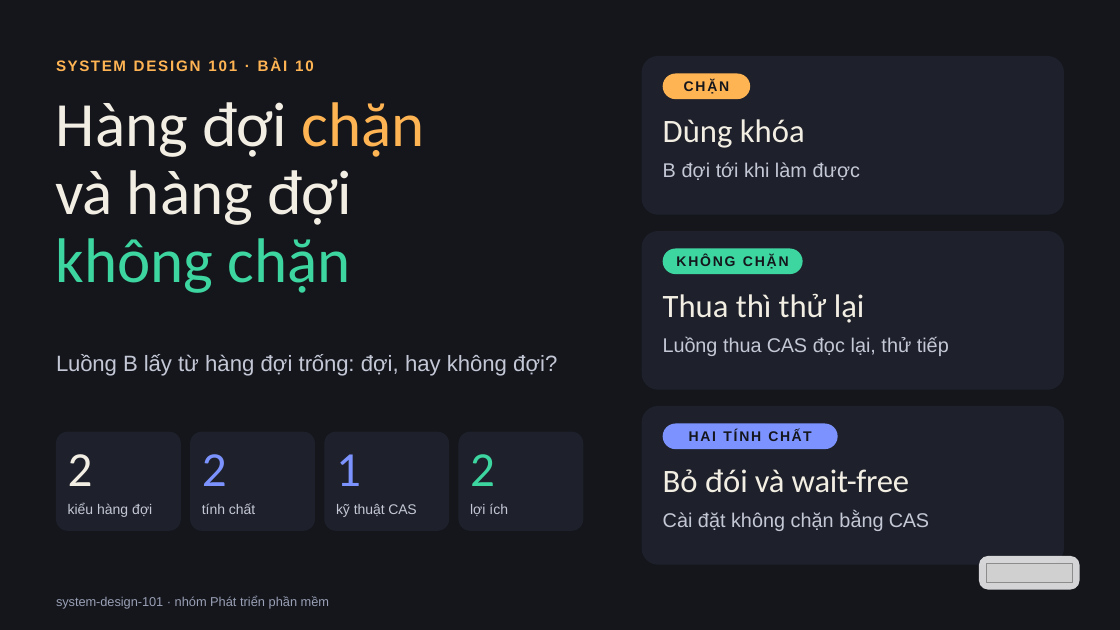
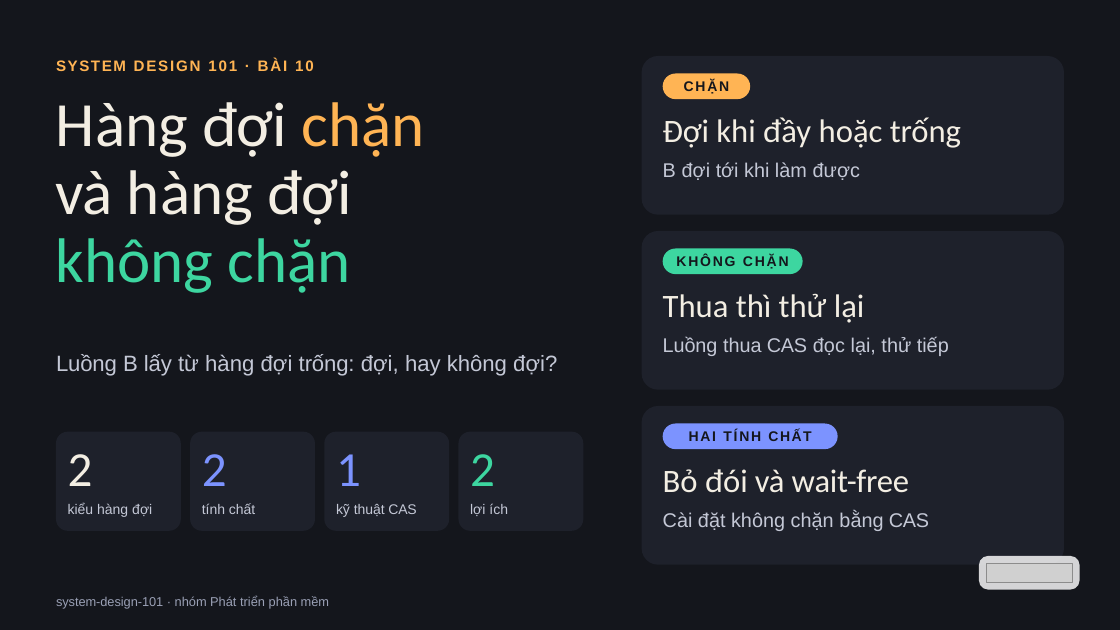
Before and after one commit to vohoailinh90/tool-marketing-studio, a slide deck: slide 1 of system-design-101/vi/lessons/sd-10-010/slides/sd-10-010.pptx. Drawn at 1120x630 pixels with LibreOffice and Linux fonts; fonts in the diff are those of the drawing; grey boxes stand for pictures. Boxes give left, top, right and bottom in pixels: in the first picture for what was removed or moved away, otherwise in the second. Text is boxed around its words. In the diff, an @@ line names an element or a change of style, - is before the commit and + after.

```diff
--- a/system-design-101/vi/lessons/sd-10-010/slides/sd-10-010.pptx
+++ b/system-design-101/vi/lessons/sd-10-010/slides/sd-10-010.pptx
@@ text at (663, 117, 961, 148): text changed @@
-Dùng khóa
+Đợi khi đầy hoặc trống
```
Also in this commit, not shown: 3 other slides changed.
